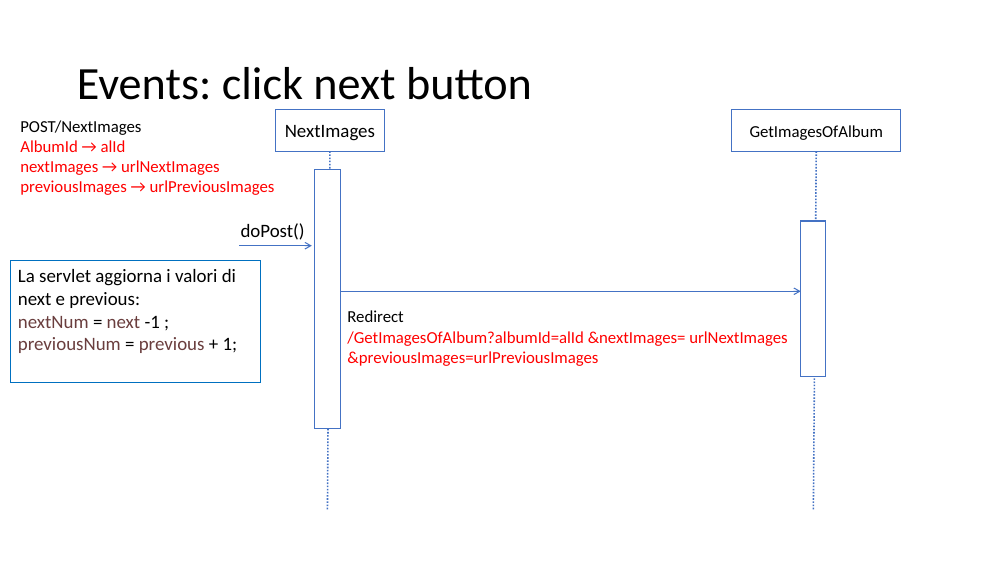
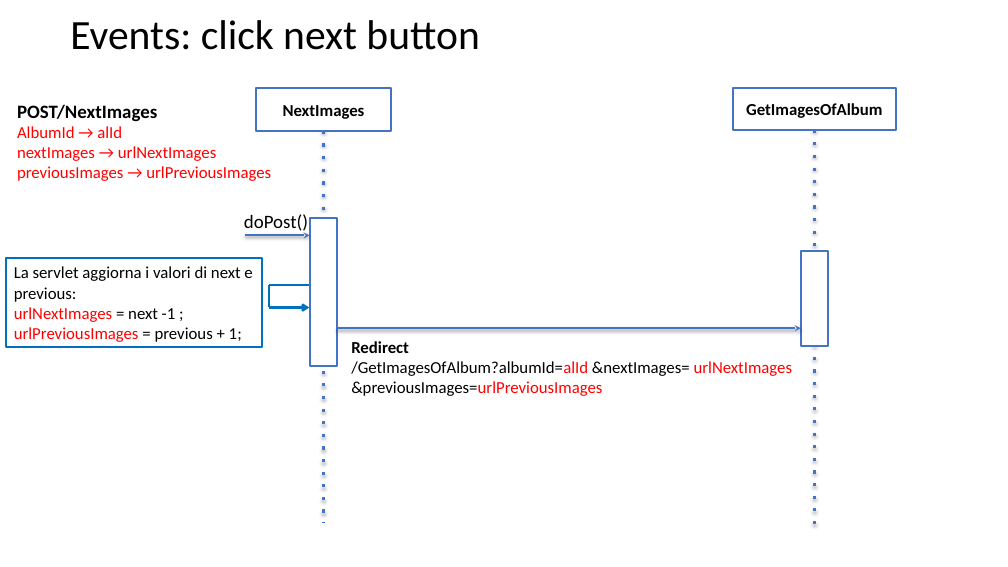
Before and after one commit to Giulsmoon/TecnologiePerIlWeb_Project1, a slide deck: slide 9 of Presentazioni Powerpoint/Progetto1_versione_PURE_HTML.pptx. Drawn at 1008x567 pixels with LibreOffice and Linux fonts; fonts in the diff are those of the drawing. Boxes give left, top, right and bottom in pixels: in the first picture for what was removed or moved away, otherwise in the second. Text is boxed around its words. In the diff, an @@ line names an element or a change of style, - is before the commit and + after.

```diff
--- a/Presentazioni Powerpoint/Progetto1_versione_PURE_HTML.pptx
+++ b/Presentazioni Powerpoint/Progetto1_versione_PURE_HTML.pptx
@@ title "Events: click next button": place and size @@
-title "Events: click next button" at (77,67,532,111)
+title "Events: click next button" at (70,20,479,50)
@@ title "Events: click next button" at (70,20,479,50): size 44 to 39.6 pt @@
@@ rectangle "NextImages": place and size @@
-rectangle "NextImages" at (276,110,385,151)
+rectangle "NextImages" at (256,88,391,131)
@@ rectangle "NextImages" at (256,88,391,131): size 18 to 16 pt, bold on; outline #4472C4 1 pt to #4472C4 2 pt @@
@@ rectangle "GetImagesOfAlbum": place and size @@
-rectangle "GetImagesOfAlbum" at (732,110,901,151)
+rectangle "GetImagesOfAlbum" at (734,88,896,130)
@@ rectangle "GetImagesOfAlbum" at (734,88,896,130): bold on; outline #4472C4 1 pt to #4472C4 2 pt @@
@@ text "POST/NextImages": place and size @@
-text "POST/NextImages" at (20,120,275,195)
+text "POST/NextImages" at (17,104,271,181)
@@ text at (17,104,157,122): size 16 to 18 pt, bold on in "POST/NextImages" @@
@@ line moved from (330, 151) - (327, 510) to (324, 131) - (324, 523) @@
@@ line (324, 131) - (324, 523): stroke #4472C4 1.5 pt dashed to #4472C4 3 pt dashed @@
@@ line moved from (817, 151) - (814, 510) to (814, 130) - (814, 527) @@
@@ line (814, 130) - (814, 527): stroke #4472C4 1.5 pt dashed to #4472C4 3 pt dashed @@
@@ text "doPost()": place and size @@
-text "doPost()" at (241,223,305,240)
+text "doPost()" at (244,214,308,234)
@@ arrow moved from (240, 246) - (312, 246) to (245, 235) - (310, 235) @@
@@ arrow (245, 235) - (310, 235): stroke #4472C4 1 pt to #4472C4 2 pt; arrowheads changed @@
@@ rectangle at (310,218,337,366): outline #4472C4 1 pt to #4472C4 2 pt @@
@@ rectangle: place and size @@
-rectangle at (315,169,340,429)
+rectangle at (310,218,337,366)
@@ rectangle "La servlet aggiorna i valori ...": place and size @@
-rectangle "La servlet aggiorna i valori ..." at (11,260,261,383)
+rectangle "La servlet aggiorna i valori ..." at (6,259,262,348)
@@ rectangle "La servlet aggiorna i valori ..." at (6,259,262,348): outline #0070C0 0.75 pt to #0070C0 2 pt @@
@@ text in rectangle at (14,266,252,302): size 18 to 16 pt in "La servlet aggiorna i valori di next ..." @@
@@ rectangle: place and size @@
-rectangle at (801,221,826,377)
+rectangle at (801,251,828,346)
@@ rectangle at (801,251,828,346): outline #4472C4 1 pt to #4472C4 2 pt @@
@@ line added from (309, 285) to (269, 285), #0070C0 2.25 pt @@
@@ line added from (269, 285) to (269, 308), #0070C0 2.25 pt @@
@@ text in rectangle at (14,307,242,342): text changed; size 18 to 16 pt; text colour #6A3E3E to #FF0000 @@
-nextNum = next -1 ;
-previousNum = previous + 1;
+urlNextImages = next -1 ;
+urlPreviousImages = previous + 1;
@@ arrow added from (269, 308) to (309, 308), #0070C0 2.25 pt @@
@@ arrow moved from (340, 291) - (801, 291) to (337, 328) - (801, 328) @@
@@ arrow (337, 328) - (801, 328): stroke #4472C4 1 pt to #4472C4 2 pt; arrowheads changed @@
@@ text "Redirect /GetImagesOfAlbum?albumId=alId &nextImages= urlNext ...": place and size @@
-text "Redirect /GetImagesOfAlbum?albumId=alId &nextImages= urlNext ..." at (347,310,787,366)
+text "Redirect /GetImagesOfAlbum?albumId=alId &nextImages= urlNext ..." at (351,341,792,396)
@@ text "Redirect /GetImagesOfAlbum?albumId=alId &nextImages= urlNext ..." at (351,341,792,396): text colour #FF0000 to #000000 in "/GetImagesOfAlbum?albumId=alId &nextImages= &previousImages= ..."; bold on in "Redirect" @@
```
Also in this commit, not shown: 10 other slides changed.
